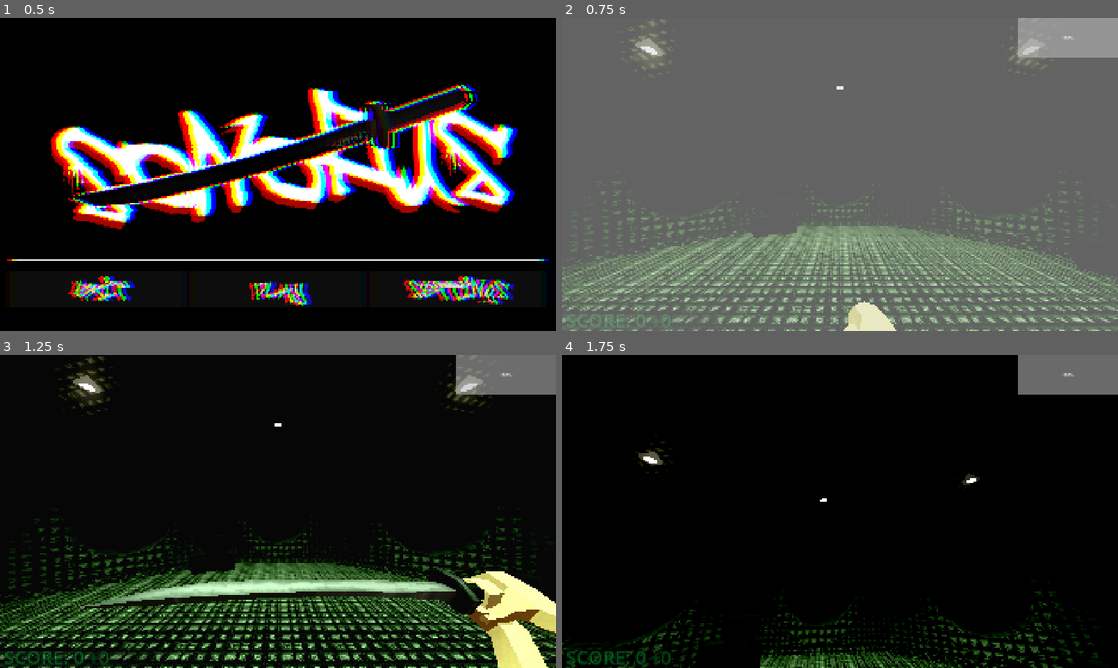
Above: before the commit, frames 1-4 (two rows, left to right).
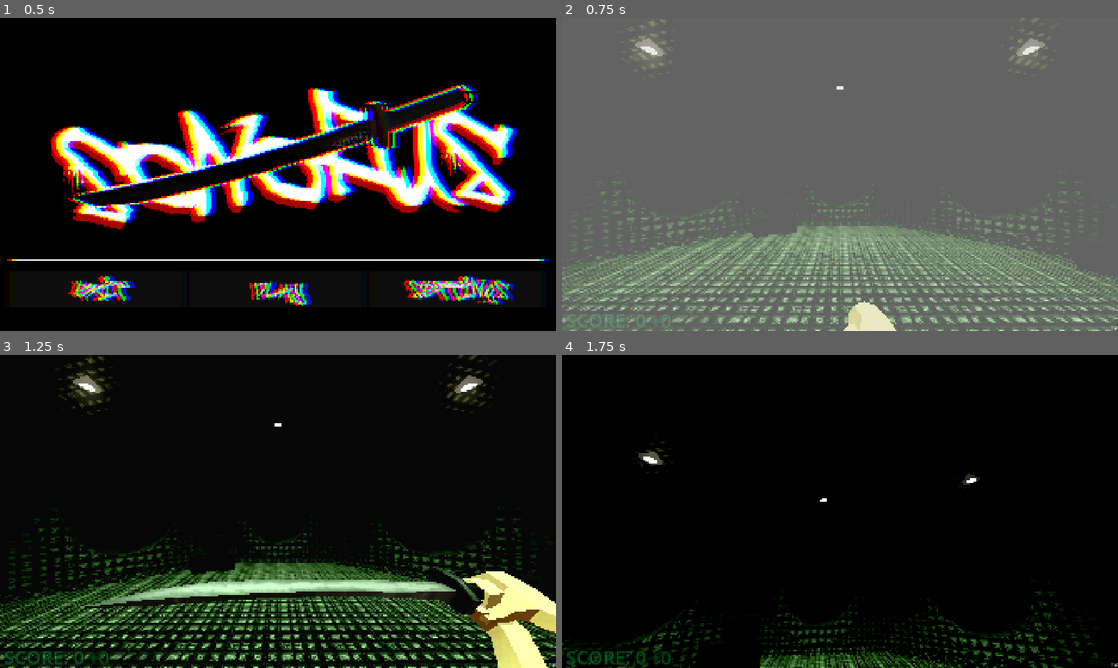
Above: after the commit, the same moments.

Repository: PiterDev/hackathon-game
Game: Godot game, scene res://scenes/main_menu/menu.tscn
The game is run twice, just before and just after one commit, with the same random seed, the same clock (stepped at 60 frames per second) and the same inputs. Sound files missing from this copy of the repository are replaced by a short silence.
Inputs (mouse positions are in pixels of both pictures, inside the frame that each line leads up to):
- Up to frame 1 (0.5 s): no input
- Up to frame 2 (0.75 s): click "PLAY" at 0.5 s
- Up to frame 3 (1.25 s): no input
- Up to frame 4 (1.75 s): move the mouse to (867, 511) at 1.27 s; press the mouse at (867, 511) at 1.28 s

Frame 1 is identical in both runs. In frame 2, 2.2% of the frame differs, in the area x 82-100%, y 0-100%; in frame 3, 2.3%; in frame 4, 2.3%.

Commit message:
healthpacks

Diff:
--- a/new-game-project/scenes/player/player.tscn
+++ b/new-game-project/scenes/player/player.tscn
@@ -76,12 +76,12 @@
 "values": [80.0, 80.0, 85.0]
 }
 
-[sub_resource type="Animation" id="Animation_5gtgg"]
-resource_name = "slow_music"
-
 [sub_resource type="Animation" id="Animation_h17s1"]
 resource_name = "invincible_flash"
 length = 0.5
+
+[sub_resource type="Animation" id="Animation_5gtgg"]
+resource_name = "slow_music"
 
 [sub_resource type="AnimationLibrary" id="AnimationLibrary_gmlin"]
 _data = {
@@ -314,20 +314,27 @@
 
 [node name="Control" type="Control" parent="CanvasLayer"]
 layout_mode = 3
-anchors_preset = 1
+anchors_preset = 3
 anchor_left = 1.0
-anchor_right = 1.0
+anchor_top = 1.0
+anchor_right = 1.0
+anchor_bottom = 1.0
 offset_left = -346.0
-offset_bottom = 139.0
+offset_top = -139.0
 grow_horizontal = 0
+grow_vertical = 0
 
 [node name="HealthBarTemp" type="ProgressBar" parent="CanvasLayer/Control"]
 layout_mode = 1
-anchors_preset = 15
-anchor_right = 1.0
-anchor_bottom = 1.0
-grow_horizontal = 2
-grow_vertical = 2
+anchors_preset = 3
+anchor_left = 1.0
+anchor_top = 1.0
+anchor_right = 1.0
+anchor_bottom = 1.0
+offset_left = -4.0
+offset_top = -27.0
+grow_horizontal = 0
+grow_vertical = 0
 max_value = 5.0
 step = 1.0
 value = 5.0
Binary file added: new-game-project/assets/images/fps_ui.png
Not shown, added: new-game-project/assets/images/fps_ui.png.import
Binary file changed: new-game-project/assets/images/health_kit.png
Not shown, added: new-game-project/assets/images/health_kit.png.import
Not shown: 1 places in new-game-project/scenes/player/player.tscn that only renumber resources
Not shown, added: new-game-project/assets/images/fps_ui.xcf
